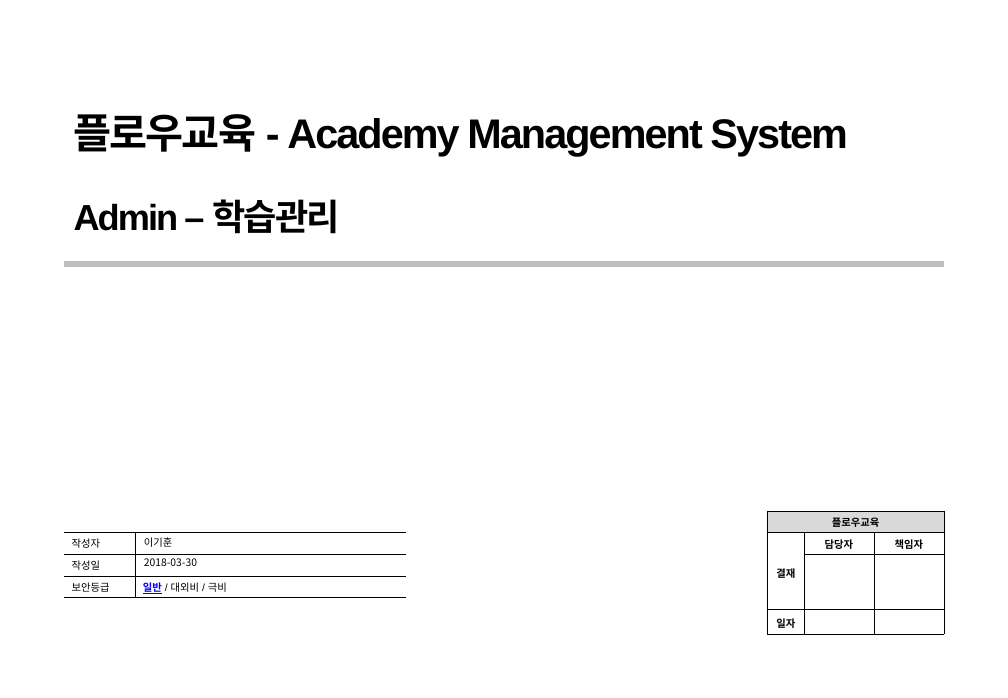
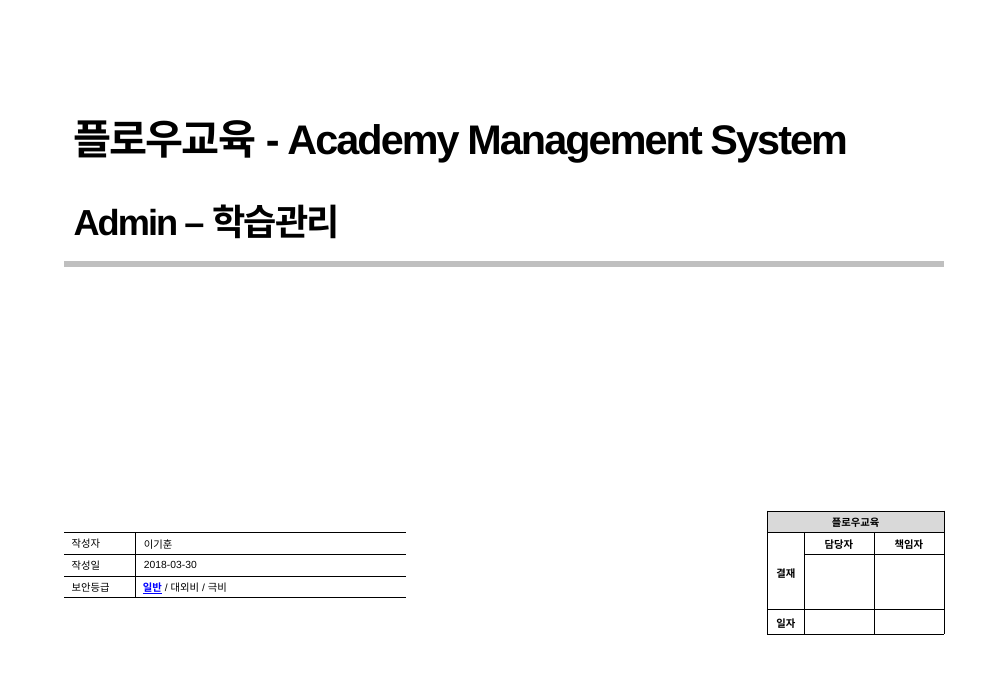
Before and after one commit to anjiho2/flowedu-documents, a slide deck: slide 1 of 기획/UI설계_02_학습관리_v.0.50_20180330_이기훈.pptx. Drawn at 1008x698 pixels with LibreOffice and Linux fonts; fonts in the diff are those of the drawing. Boxes give left, top, right and bottom in pixels: in the first picture for what was removed or moved away, otherwise in the second. Text is boxed around its words. In the diff, an @@ line names an element or a change of style, - is before the commit and + after.

```diff
--- a/기획/UI설계_02_학습관리_v.0.50_20180330_이기훈.pptx
+++ b/기획/UI설계_02_학습관리_v.0.50_20180330_이기훈.pptx
@@ text "플로우교육 - Academy Management System" at box(74, 120, 848, 162): line spacing 0.5 to 0.9 @@
@@ text "Admin – 학습관리" at box(74, 204, 340, 239): line spacing 0.5 to 0.9 @@
@@ text "이기훈" at box(144, 539, 173, 549): font Noto Sans CJK KR to Arial; line spacing 0.5 to 0.9 @@
@@ text "2018-03-30" at box(144, 560, 197, 568): font Noto Sans CJK KR to Arial; line spacing 0.5 to 0.9 @@
```
Also in this commit, not shown: 12 other slides changed.
